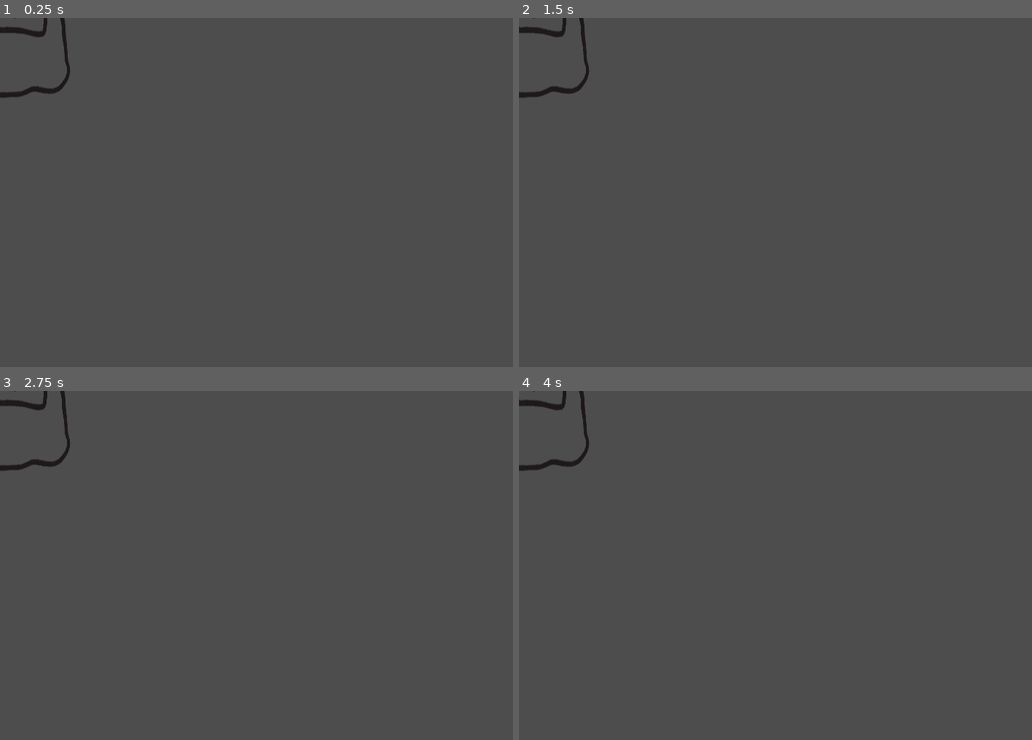
Above: before the commit, frames 1-4 (two rows, left to right).
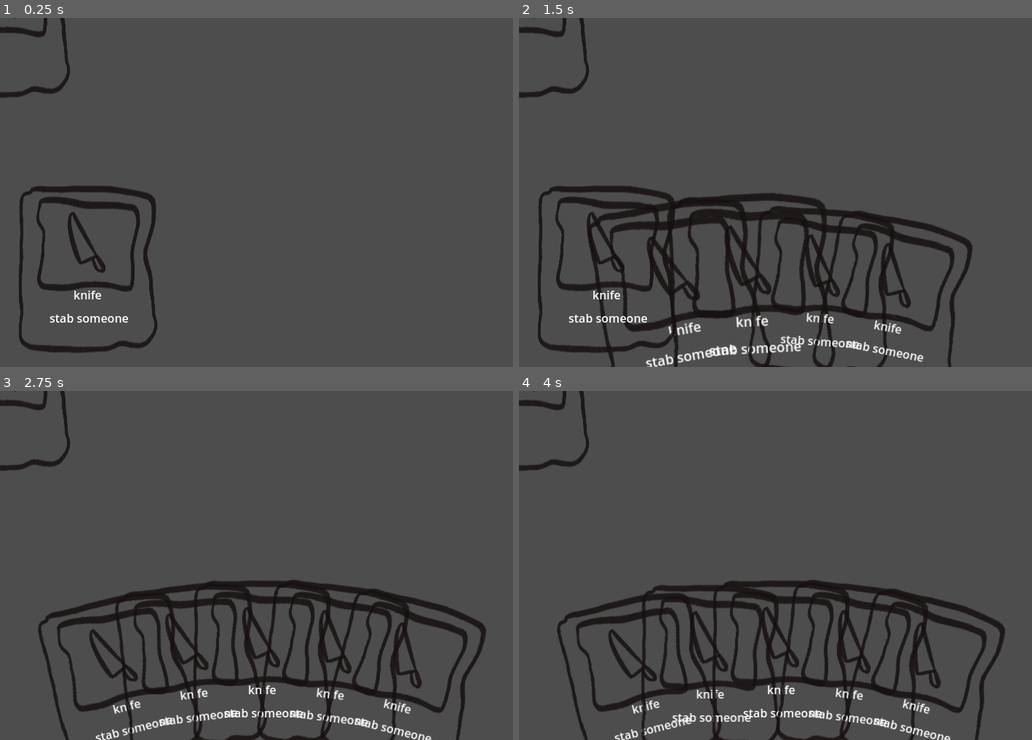
Above: after the commit, the same moments.

Repository: noxden/gmtk-jam-2025
Game: Godot game, scene res://scenes/main.tscn
Same seed, same stepped clock (60 frames per second), same inputs: the game is played once before the commit and once after it.
Inputs (mouse positions are in pixels of both pictures, inside the frame that each line leads up to):
- Up to frame 1 (0.25 s): no input
- Up to frame 2 (1.5 s): move the mouse to (898, 175) at 0.52 s; click (898, 175) at 0.67 s; drag from (678, 209) to (754, 262) at 1.27 s
- Up to frame 3 (2.75 s): move the mouse to (312, 488) at 2.02 s; click (312, 488) at 2.17 s
- Up to frame 4 (4 s): tap Enter at 2.75 s; drag from (754, 635) to (621, 513) at 2.77 s; move the mouse to (939, 617) at 3.52 s; click (939, 617) at 3.67 s

The runs differ from the first frame. In frame 1, 3.0% of the frame differs, in the area x 3-31%, y 48-97%; in frame 2, 14%, in the area x 3-89%, y 48-100%; in frame 3, 12%; in frame 4, 12%.
Error before the commit: Cannot call method 'add_child' on a null value. (res://scripts/player_hand.gd:40)

Commit message:
feat: add globals to define cards and to manage the state of the game

Diff:
--- /dev/null
+++ b/autoload/cards.gd
@@ -0,0 +1,10 @@
+extends Node
+
+const CARDS = {
+	"knife": {
+		"title": "knife",
+		"description": "stab someone",
+		"cost": 0,
+		"sprite": "knife"
+	},
+}
--- /dev/null
+++ b/autoload/game_state.gd
@@ -0,0 +1,9 @@
+extends Node
+
+var hand_size = 5
+
+var cards_in_deck = []
+
+func _ready():
+	for i in range(10):
+		cards_in_deck.append(Cards.CARDS["knife"])
--- a/project.godot
+++ b/project.godot
@@ -18,6 +18,8 @@
 [autoload]
 
 CardManager="*res://autoload/card_manager.gd"
+GameState="*res://autoload/game_state.gd"
+Cards="*res://autoload/cards.gd"
 
 [display]
 
--- a/scripts/player_hand.gd
+++ b/scripts/player_hand.gd
@@ -1,7 +1,6 @@
 extends Node2D
 
 
-const HAND_SIZE = 5
 const CARD_SCENE_PATH = "res://scenes/card.tscn"
 
 var cards_in_hand = []
@@ -26,18 +25,14 @@
 	HAND_CENTER = Vector2(SCREEN_WIDTH/2, SCREEN_HEIGHT+HAND_CENTER_VERTICAL_OFFSET)
 
 	var card_scene = preload(CARD_SCENE_PATH)
-	for i in range(HAND_SIZE):
+	for i in range(GameState.hand_size):
 		var new_card = card_scene.instantiate()
 
-		var card_data = {
-			"title": "knife",
-			"description": "stab someone",
-			"cost": 0
-		}
+		var card_data = Cards.CARDS["knife"]
 		new_card.initialize(card_data)
 		new_card.position = CARD_INITIAL_POS
 
-		$"../Cards".add_child(new_card)
+		add_child(new_card)
 
 		await get_tree().create_timer(0.3).timeout
 
Not shown, added: autoload/cards.gd.uid
Not shown, added: autoload/game_state.gd.uid
